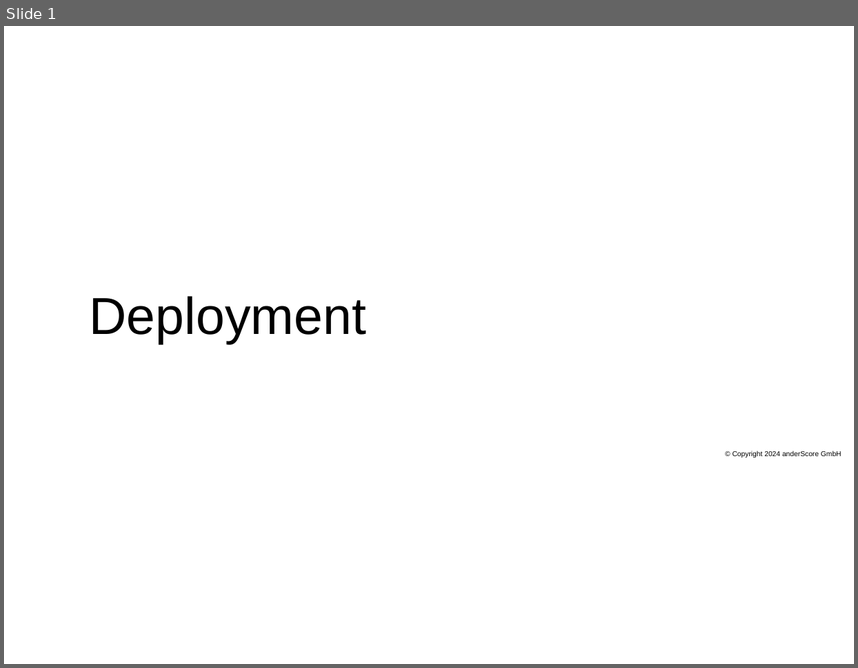
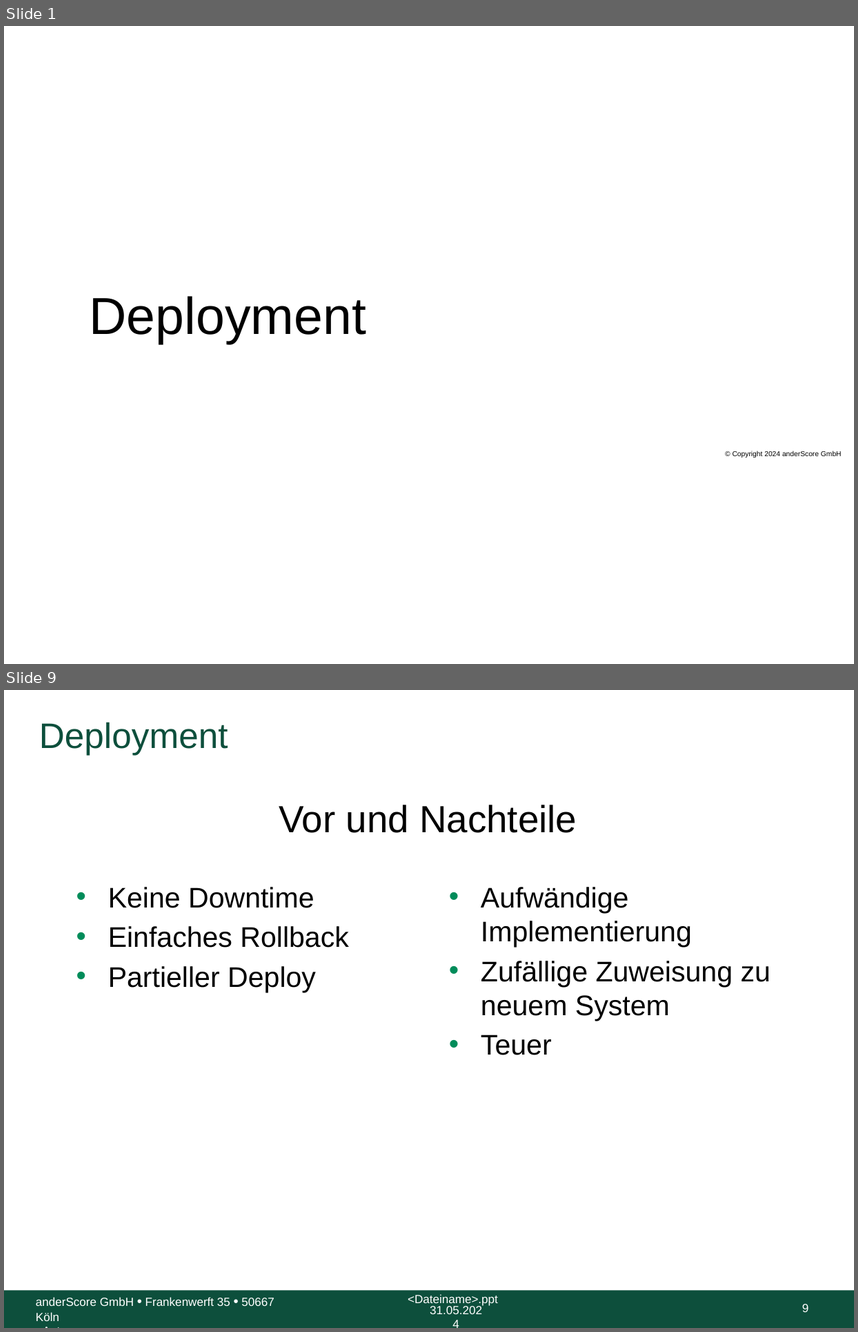
Before and after one commit to anderscore-gmbh/gitlab, a slide deck: slides/Tag-3_4-Deployment-Strategien.pptx. Shown one above the other, each under a label of ours: slide 1 before the commit, slides 1 and 9 after it; the slides between them are not shown. The pictures are 858x668 and 858x1332 pixels, drawn with LibreOffice and Linux fonts; fonts in the diff are those of the drawing; background and template pictures are left out. Boxes give left, top, right and bottom in pixels: in the first picture for what was removed or moved away, otherwise in the second. Text is boxed around its words. In the diff, an @@ line names an element or a change of style, - is before the commit and + after.

Commit message:
Docker Registry Deployment Strategien

```diff
--- a/slides/Tag-3_4-Deployment-Strategien.pptx
+++ b/slides/Tag-3_4-Deployment-Strategien.pptx
@@ slide 9 added at [4, 690, 854, 1328], background #FFFFFF @@
@@ title added at [39, 722, 228, 755], 30 pt, text #0D4F3C @@
+Deployment
@@ text added at [279, 805, 577, 833], 32 pt, text #000000 @@
+Vor und Nachteile
@@ text added at [108, 887, 349, 992], 24 pt, text #000000 @@
+• Keine Downtime
+• Einfaches Rollback
+• Partieller Deploy
@@ text added at [481, 887, 771, 1055], 24 pt, text #000000 @@
+• Aufwändige Implementierung
+• Zufällige Zuweisung zu neuem System
+• Teuer
@@ rectangle added at [4, 1290, 854, 1328], fill #0D4F3C @@
@@ text added at [36, 1297, 274, 1321], 10 pt, text #FFFFFF @@
+anderScore GmbH • Frankenwerft 35 • 50667 Köln
+<Autor>
@@ text added at [408, 1294, 498, 1305], 10 pt, text #FFFFFF @@
+<Dateiname>.ppt
@@ text added at [430, 1305, 482, 1314], 10 pt, text #FFFFFF @@
+31.05.2024
@@ page number added at [802, 1303, 809, 1312], 10 pt, text #FFFFFF @@
+9
```
Also in this commit, not shown: 4 slides changed, 3 other slides added, 1 other file.
